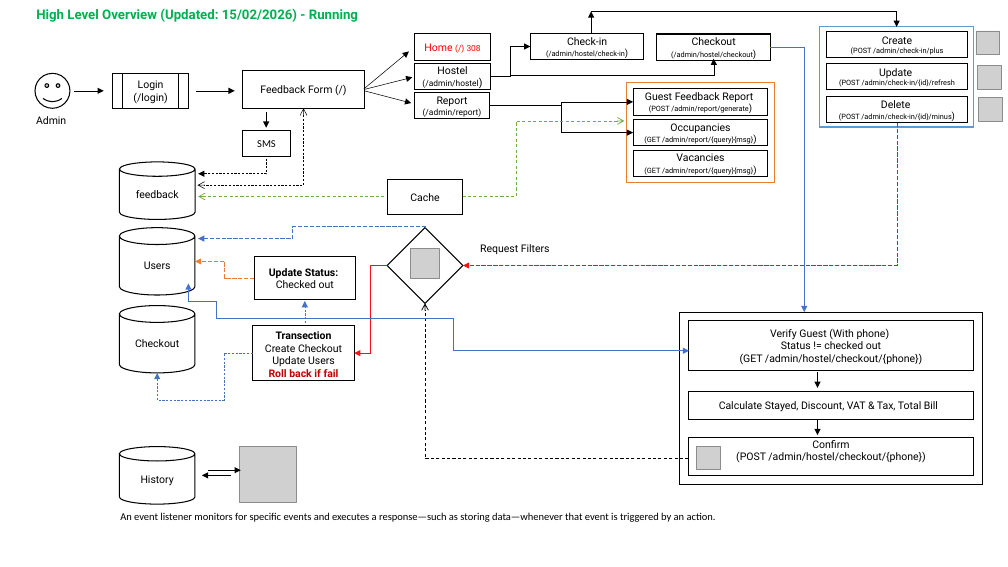
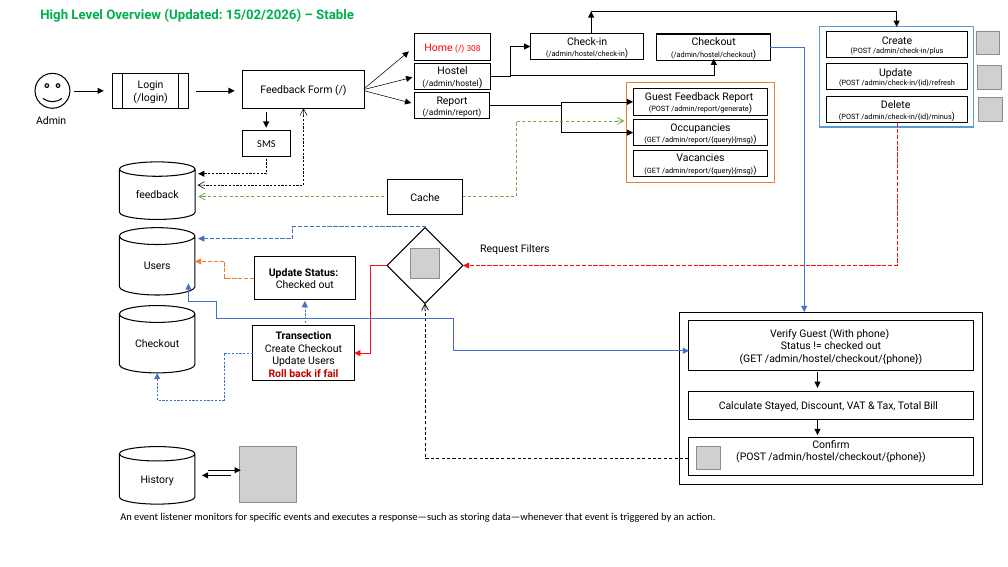
Before and after one commit to mdadalkhan/codebase, a slide deck: slide 2 of projects/biam_hostel_management/Overview.pptx. Drawn at 1008x567 pixels with LibreOffice and Linux fonts; fonts in the diff are those of the drawing; grey boxes stand for pictures; background and template pictures are left out. Boxes give left, top, right and bottom in pixels: in the first picture for what was removed or moved away, otherwise in the second. Text is boxed around its words. In the diff, an @@ line names an element or a change of style, - is before the commit and + after.

```diff
--- a/projects/biam_hostel_management/Overview.pptx
+++ b/projects/biam_hostel_management/Overview.pptx
@@ title at (40,8,354,22): text changed @@
-High Level Overview (Updated: 15/02/2026) - Running
+High Level Overview (Updated: 15/02/2026) – Stable
```
Also in this commit, not shown: 2 other slides changed, 17 slides added, 3 slides removed, 12 other files.
